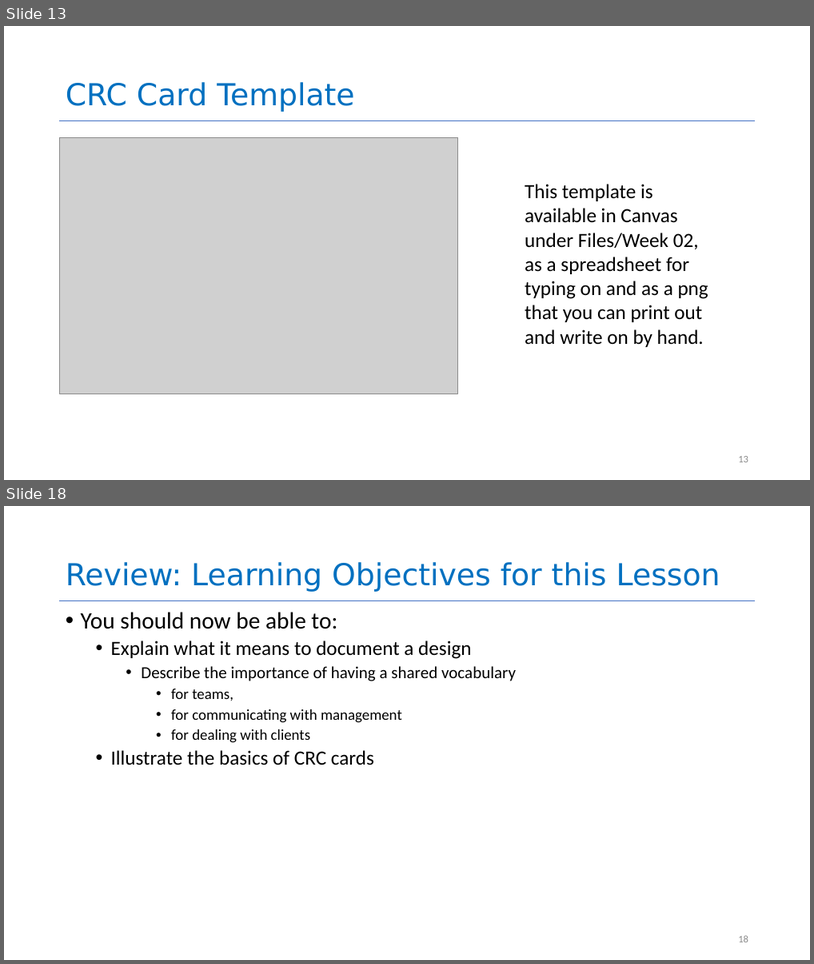
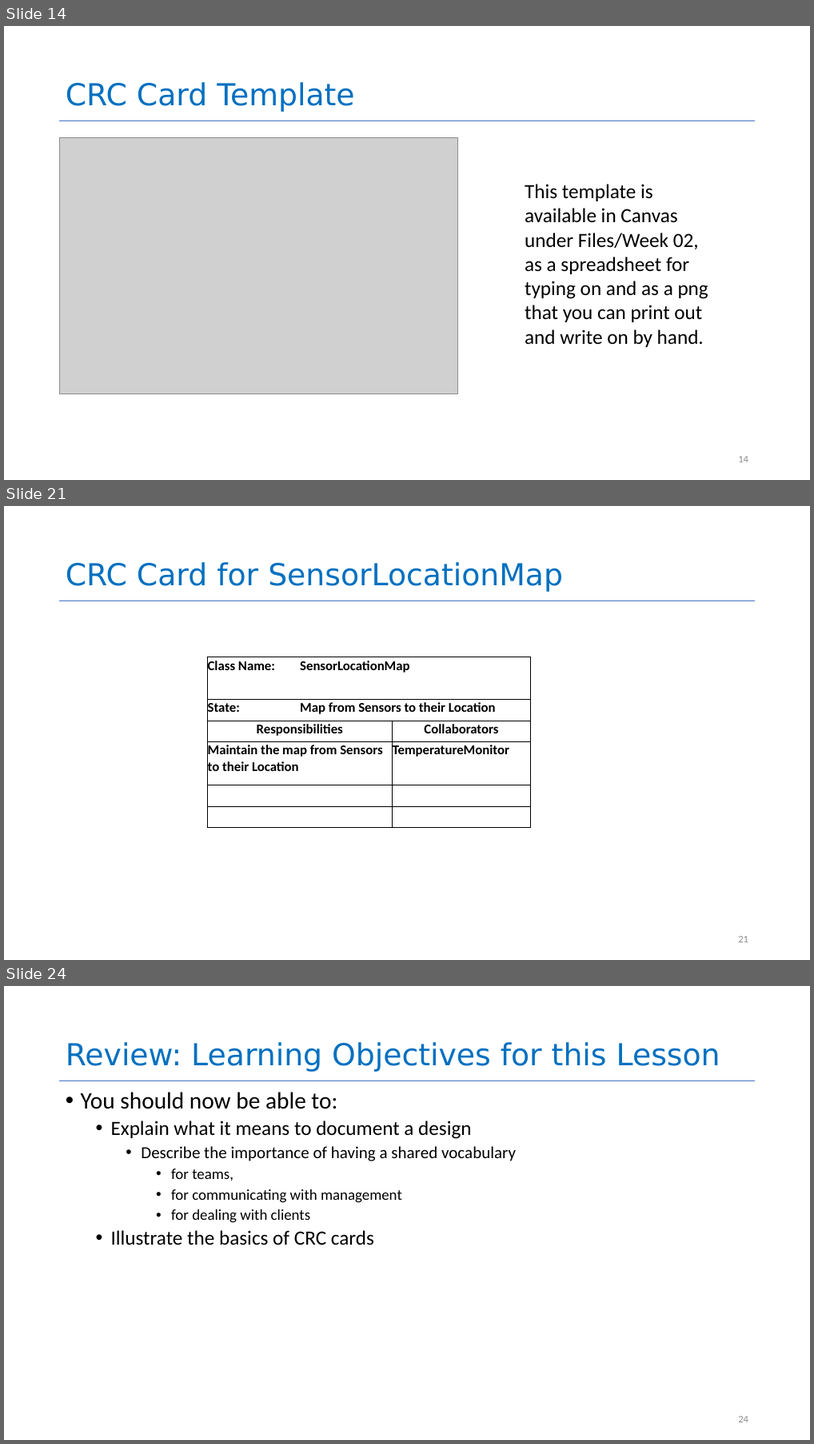
Before and after one commit to neu-se/CS4530-CS5500-Spring-2021, a slide deck: Slides/Lesson 2.1 Documenting Your Design.pptx. Shown one above the other, each under a label of ours: slides 13 and 18 before the commit, slides 14, 21 and 24 after it; the slides between them are not shown. The pictures are 814x964 and 814x1444 pixels, drawn with LibreOffice and Linux fonts; fonts in the diff are those of the drawing; grey boxes stand for pictures. Boxes give left, top, right and bottom in pixels: in the first picture for what was removed or moved away, otherwise in the second. Text is boxed around its words. In the diff, an @@ line names an element or a change of style, - is before the commit and + after.

```diff
--- a/Slides/Lesson 2.1 Documenting Your Design.pptx
+++ b/Slides/Lesson 2.1 Documenting Your Design.pptx
@@ slide 21 added at <box>4,506,810,960</box>, background #FFFFFF; not listed: 1 template element that a slide beside it also shows @@
@@ title added at <box>66,562,563,592</box>, 36 pt, text #0070C0 @@
+CRC Card for SensorLocationMap
@@ table added at <box>207,656,531,828</box>, 6 rows, 3 columns @@
+Class Name: | SensorLocationMap | 
+State: | Map from Sensors to their Location | 
+Responsibilities |  | Collaborators
+Maintain the map from Sensors to their Location |  | TemperatureMonitor
+ |  | 
+ |  | 
@@ page number added at <box>738,936,749,942</box>, 12 pt, text #8C8C8C @@
+21
@@ what was slide 13 is now slide 14 @@
@@ page number at <box>738,456,749,462</box>: text changed @@
-13
+14
@@ what was slide 18 is now slide 24 @@
@@ page number at <box>738,1416,749,1422</box>: text changed @@
-18
+24
```
Also in this commit, not shown: 5 slides changed, 5 other slides added, 3 other files.
